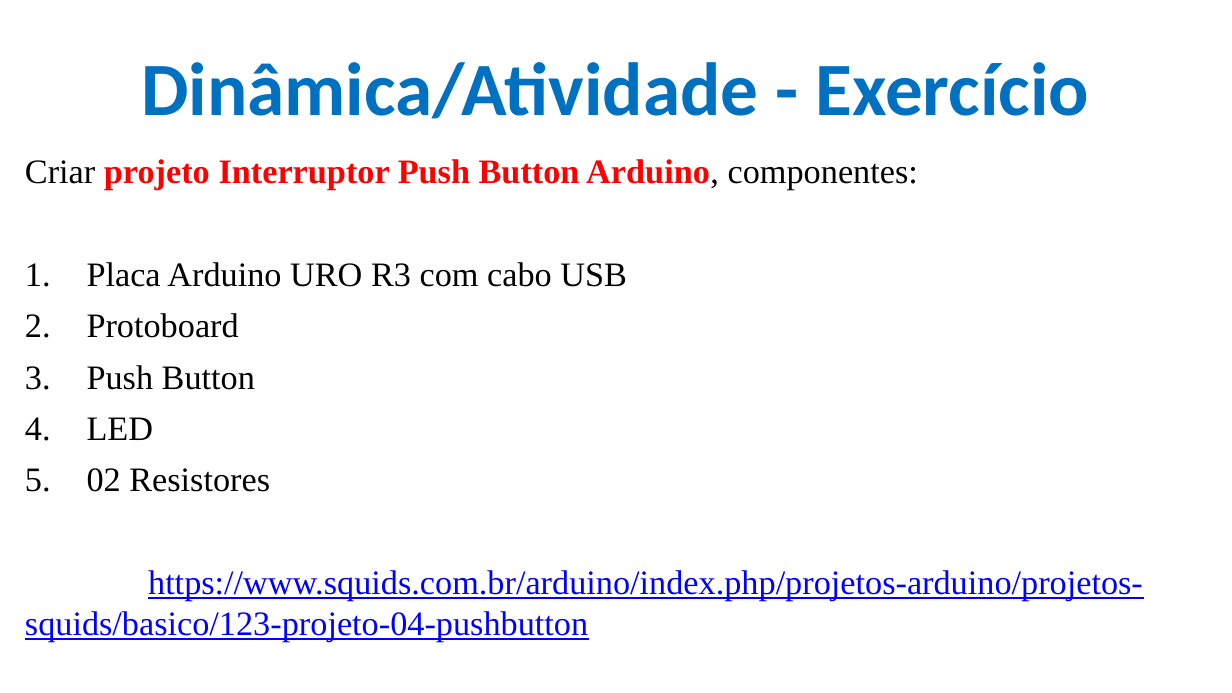
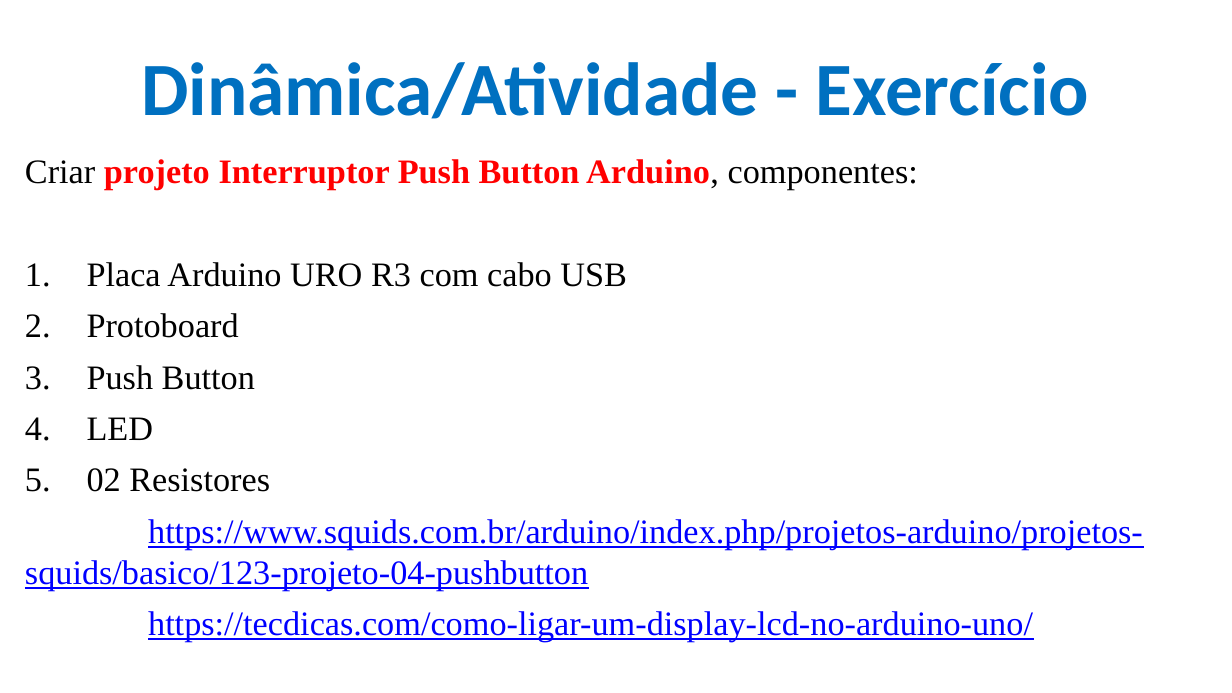
Before and after one commit to CloudEducationBrazil/WydenArea1ProgramacaoMicrocontroladores, a slide deck: slide 21 of 01 Classes/Aula 08 - Programação Microcontroladores - Periféricos Externos- Mostradores e Interrupções.pptx. Drawn at 1232x693 pixels with LibreOffice and Linux fonts; fonts in the diff are those of the drawing; background and template pictures are left out. Boxes give left, top, right and bottom in pixels: in the first picture for what was removed or moved away, otherwise in the second. Text is boxed around its words. In the diff, an @@ line names an element or a change of style, - is before the commit and + after.

```diff
--- a/01 Classes/Aula 08 - Programação Microcontroladores - Periféricos Externos- Mostradores e Interrupções.pptx
+++ b/01 Classes/Aula 08 - Programação Microcontroladores - Periféricos Externos- Mostradores e Interrupções.pptx
@@ text at [148,611,1033,642]: paragraph added @@
+https://tecdicas.com/como-ligar-um-display-lcd-no-arduino-uno/
```
Also in this commit, not shown: 2 other slides changed, 14 other files.
